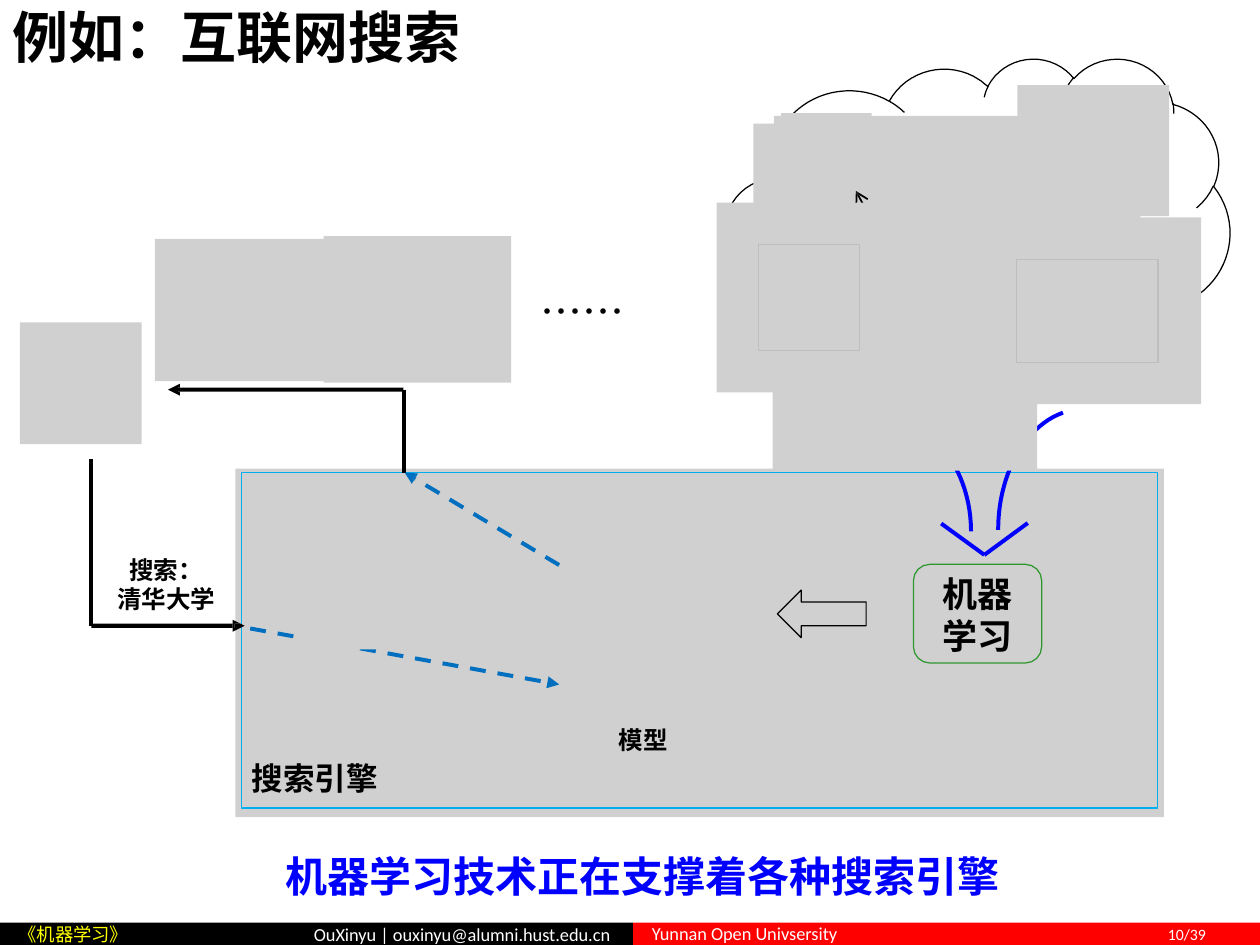
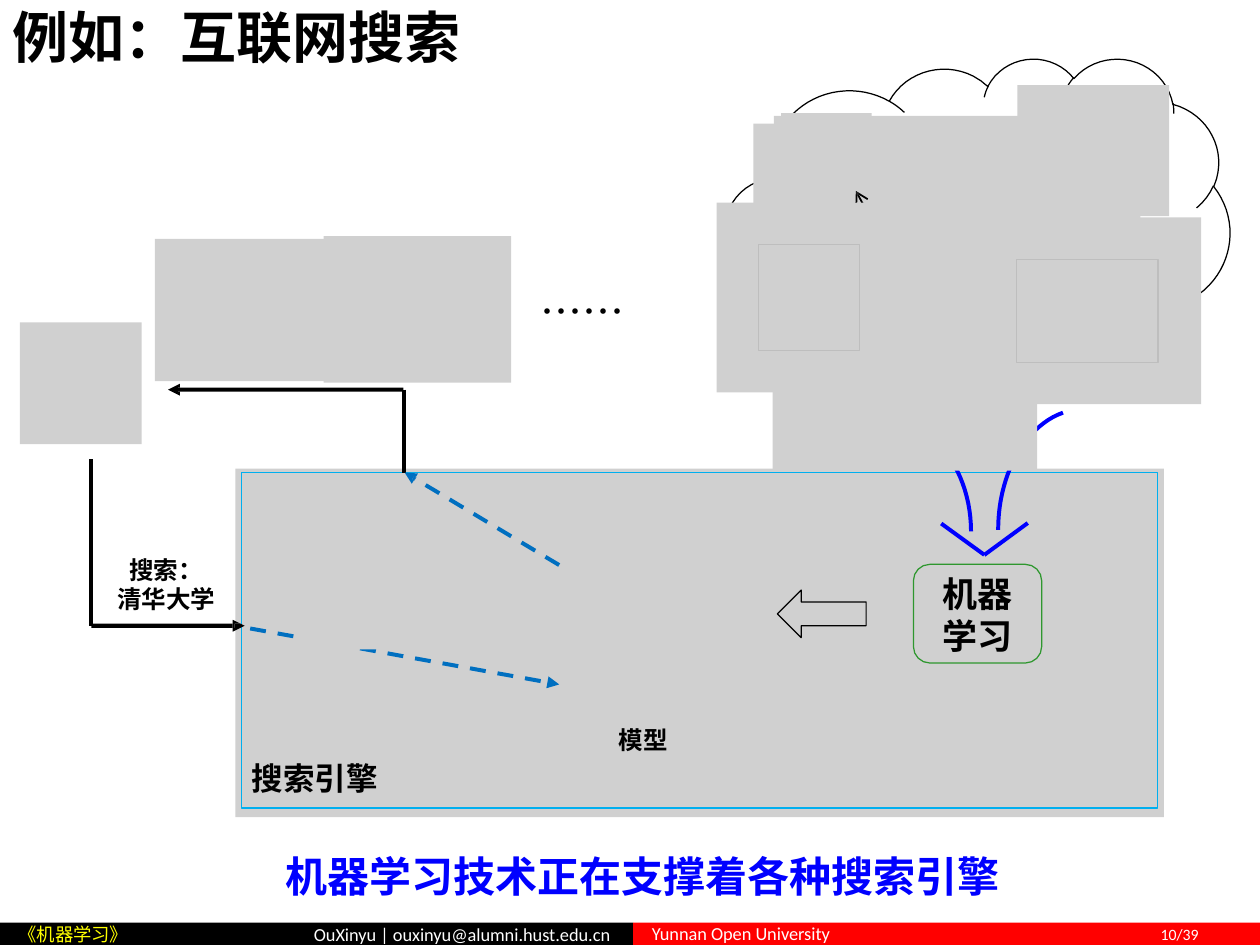
Before and after one commit to ouxinyu/Teaching, a slide deck: slide 10 of MachineLearning/PPT/Ch01AIntroduction.pptx. Drawn at 1260x945 pixels with LibreOffice and Linux fonts; fonts in the diff are those of the drawing; grey boxes stand for pictures; background and template pictures are left out. Boxes give left, top, right and bottom in pixels: in the first picture for what was removed or moved away, otherwise in the second. Text is boxed around its words. In the diff, an @@ line names an element or a change of style, - is before the commit and + after.

```diff
--- a/MachineLearning/PPT/Ch01AIntroduction.pptx
+++ b/MachineLearning/PPT/Ch01AIntroduction.pptx
@@ text in rectangle at [652, 927, 1199, 943]: text changed @@
-Yunnan Open Univsersity 10/39
+Yunnan Open University 10/39
```
Also in this commit, not shown: 37 other slides changed, 1 slide added, 1 slide removed, 4 other files.
